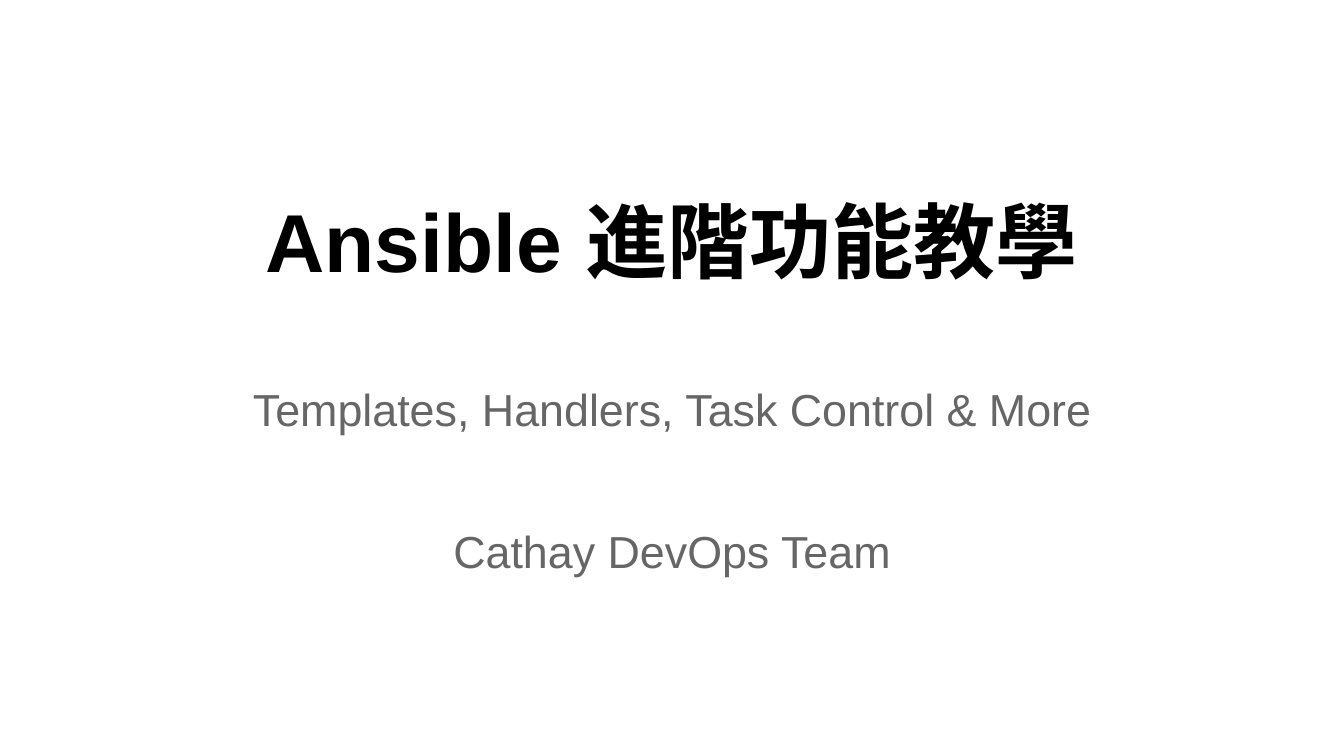
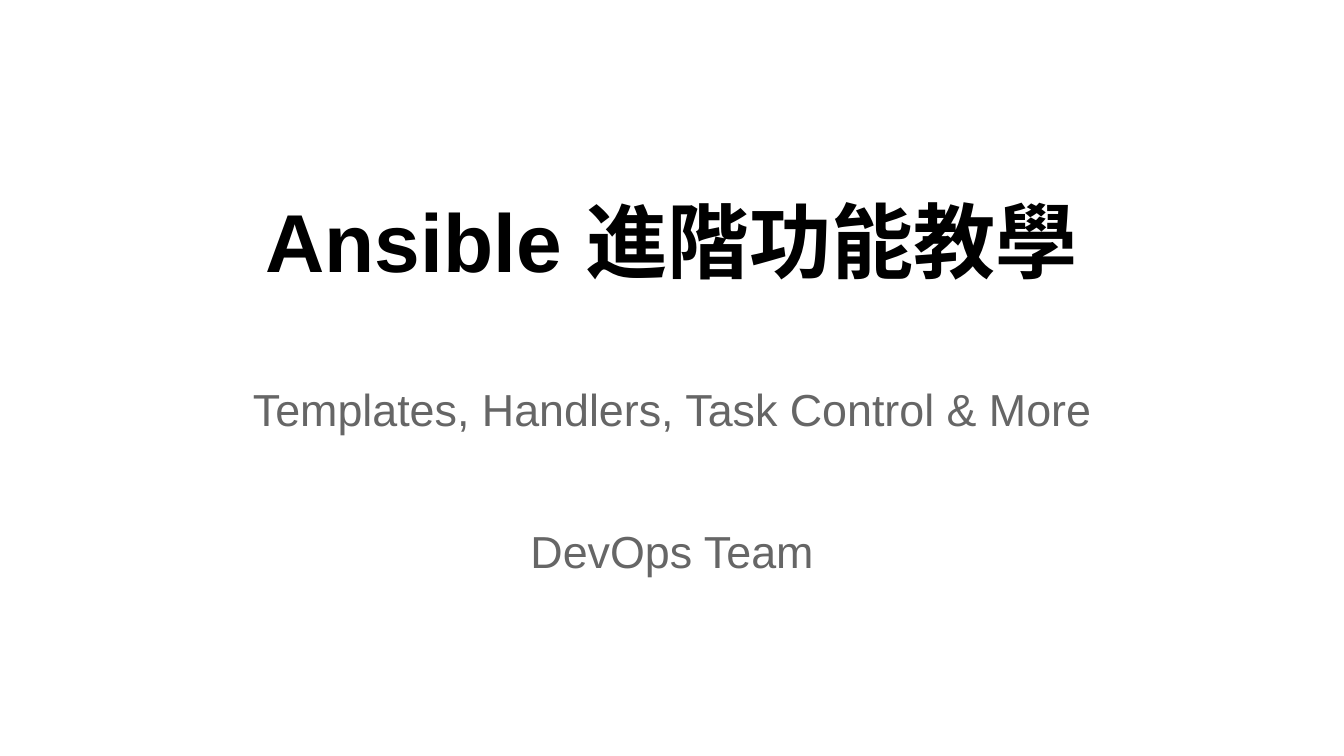
Before and after one commit to t985026/ansible-demo-20260209, a slide deck: slide 1 of docs/03_Training_Materials/Ansible_Advanced_Presentation.pptx. Drawn at 1344x756 pixels with LibreOffice and Linux fonts; fonts in the diff are those of the drawing. Boxes give left, top, right and bottom in pixels: in the first picture for what was removed or moved away, otherwise in the second. Text is boxed around its words. In the diff, an @@ line names an element or a change of style, - is before the commit and + after.

Commit message:
feat: Add script to generate Ansible Advanced Presentation from HTML sources.

```diff
--- a/docs/03_Training_Materials/Ansible_Advanced_Presentation.pptx
+++ b/docs/03_Training_Materials/Ansible_Advanced_Presentation.pptx
@@ text at (530,536,814,577): text changed @@
-Cathay DevOps Team
+DevOps Team
```
Also in this commit, not shown: 1 other file.
